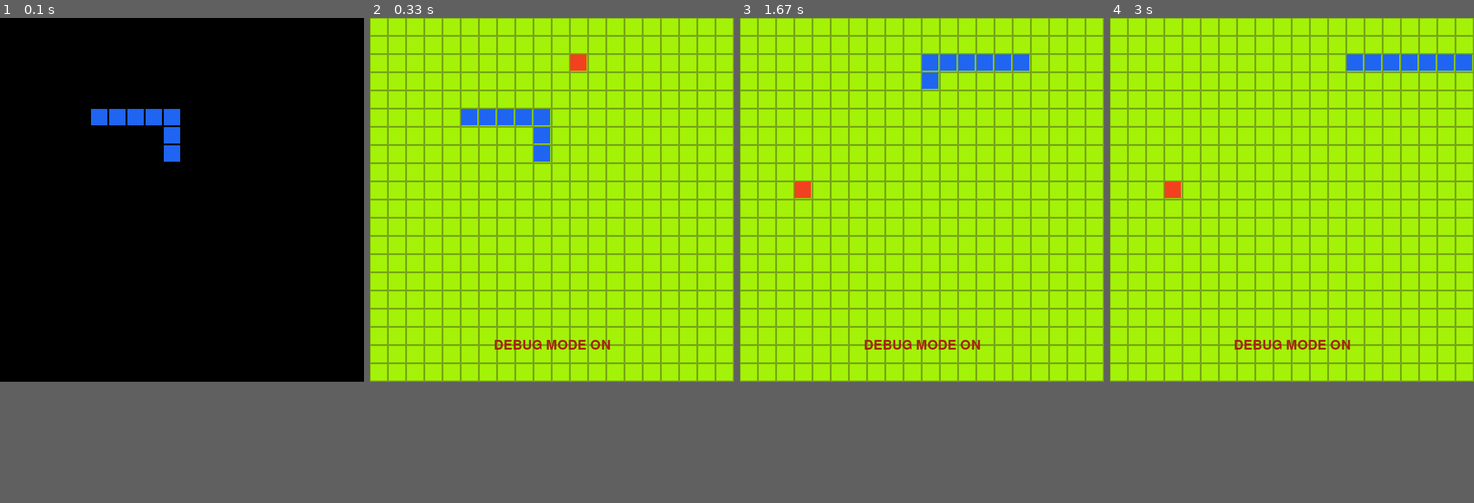
Above: before the commit, frames 1-4 (left to right).
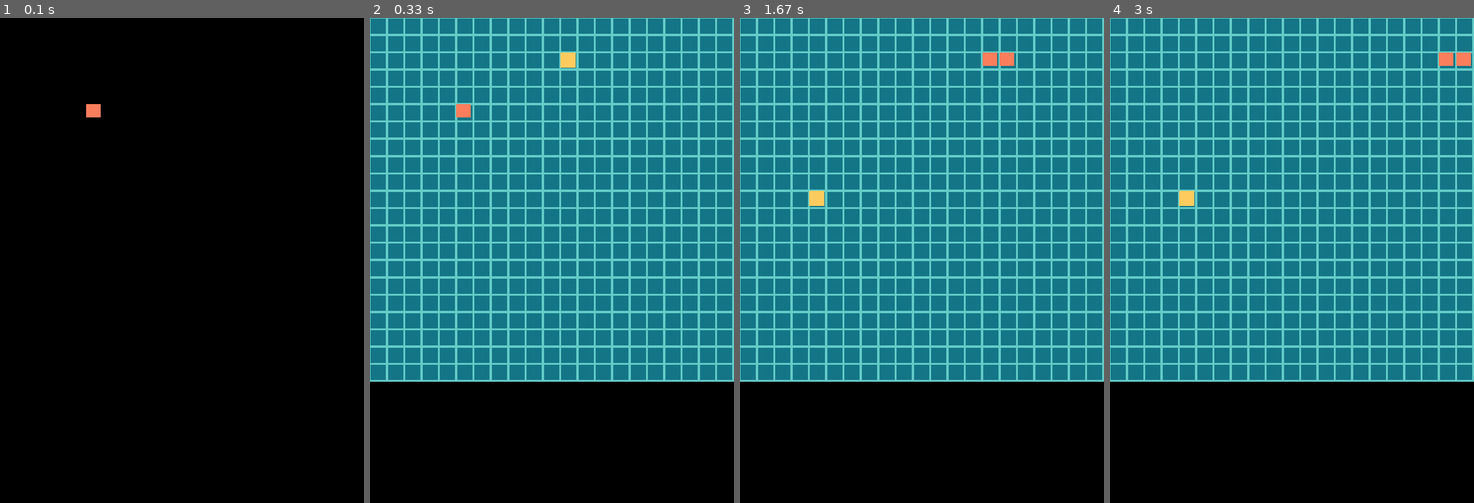
Above: after the commit, the same moments.

Repository: Tello-/Snake-in-Pygame
Game: pygame game, started from Snake.py
Same seed, same stepped clock (60 frames per second), same inputs: the game is played once before the commit and once after it.
Inputs:
- Up to frame 1 (0.1 s): no input
- Up to frame 2 (0.33 s): no input
- Up to frame 3 (1.67 s): hold Right 0.33-0.8 s; hold Up 0.83-1.13 s; hold Right 1.17-1.63 s
- Up to frame 4 (3 s): hold Down 2.23-2.53 s; hold Left 2.57-2.97 s
In our replay, the window is 600x600 before the commit and 600x800 after it. These sizes can differ from the game's own. Grey fills any space a smaller window leaves; there, only what the larger window draws over its background counts as a difference.

The runs differ from the first frame. In frame 1, 1.1% of the frame differs, in the area x 23-50%, y 17-30%; in frame 2, 75%, in the area x 0-100%, y 0-75%; in frame 3, 75%; in frame 4, 75%.

Commit message:
Snake now Grows, resized a few things for extra window space

Diff:
--- a/Engine.py
+++ b/Engine.py
@@ -34,6 +34,7 @@
         self._uptime = int(0)
         self._gameover = False
 
+
         time.set_timer(self._TIMED_POINT_INCREASE_EVENT, 3000) # Create custom event to be called every 3 seconds
 
         if config.DEBUG_MODE_ON:
@@ -74,6 +75,7 @@
                 self._DB_CONSOLE_UPDATE()
 
         while self._gameover and self._isRunning:
+            #This is where I could restart the game or reset the gamestate to start over
             self._processevents()
 
 
@@ -84,6 +86,7 @@
                 break
             if event.type == self._TIMED_POINT_INCREASE_EVENT.type:
                 self._pointTimerExpired = True
+
 
 
             if event.type == pygame.KEYDOWN:
@@ -145,6 +148,8 @@
                     config.EVENT_CALL_COUNTER += 1
                 self._points += 1
                 self._pointTimerExpired = False
+
+
 
 
 
@@ -170,6 +175,7 @@
         if self.apple != None:
             if len(self.apple) > 0:
                 print("Apple Coord: {},{}".format(self.apple[0], self.apple[1]))
+        print("Pending Growth?: {}".format(self._pendingGrowth))
 
         upt = config.convertMillis(self._uptime)
 
@@ -183,7 +189,7 @@
         else:
             rectColor = rgb
 
-        pygame.draw.rect(surface, rectColor, [0, 0, config.WINDOW_WIDTH, config.WINDOW_HEIGHT], 0)
+        pygame.draw.rect(surface, rectColor, [0, 0, config.BG_WIDTH, config.BG_HEIGHT], 0)
 
     def _drawGridOverlay(self,rgb, surface):
         rectColor = []
@@ -238,28 +244,35 @@
         self.snake.insert(0, (self.snake[0][0], self.snake[0][1] - 1))
         if self._pendingGrowth == False:
             self.snake.pop()
+        else:
+            self._toggleGrow()
     def _MoveSnakeDown(self):
         self.snake.insert(0, (self.snake[0][0], self.snake[0][1] + 1))
         if self._pendingGrowth == False:
             self.snake.pop()
+        else:
+            self._toggleGrow()
     def _MoveSnakeLeft(self):
         self.snake.insert(0, (self.snake[0][0] - 1, self.snake[0][1]))
         if self._pendingGrowth == False:
             self.snake.pop()
+        else:
+            self._toggleGrow()
     def _MoveSnakeRight(self):
         self.snake.insert(0, (self.snake[0][0] + 1, self.snake[0][1]))
         if self._pendingGrowth == False:
             self.snake.pop()
+        else:
+            self._toggleGrow()
     def _checkForSelfBodyHit(self) -> bool:
         ''' Check if given list contains any duplicates '''
         if len(self.snake) >= 5:
             i = 1
             while i < len(self.snake):
-                if self.snake[0] == self.snake[i]:
+                if self.snake[0][0] == self.snake[i][0] and self.snake[0][1] == self.snake[i][1]:
                     return True
-                else:
-                    return False
                 i += 1
+            return False
 
     def _spawnApple(self) -> list[int]:
         "Finds an open grid space at random and returns the coordinate"
@@ -278,6 +291,7 @@
         self._points += 10
         self.apple.clear()
         self.apple = None
+        self._toggleGrow()
 
     def _checkAppleCollision(self)->bool:
         if self.apple != None:
@@ -287,3 +301,9 @@
                         return True
 
             return False
+
+    def _toggleGrow(self):
+        if self._pendingGrowth:
+            self._pendingGrowth = False
+        else:
+            self._pendingGrowth = True
--- a/config.py
+++ b/config.py
@@ -10,16 +10,20 @@
 
 GAME_SPEED = 10
 WINDOW_WIDTH = int(600)
-WINDOW_HEIGHT = int(600)
+WINDOW_HEIGHT = int(800)
 
-CELLS_ACROSS = 20
-CELLS_DOWN = 20
+BG_WIDTH = int(WINDOW_WIDTH)
+BG_HEIGHT = BG_WIDTH
 
-CELL_WIDTH = WINDOW_WIDTH / CELLS_ACROSS
-CELL_HEIGHT = WINDOW_HEIGHT / CELLS_DOWN
+CELLS_ACROSS = 21
+CELLS_DOWN = 21
+
+CELL_WIDTH = BG_WIDTH / CELLS_ACROSS
+CELL_HEIGHT = BG_HEIGHT / CELLS_DOWN
 
 GRID_CELL_WIDTH = .90 * CELL_WIDTH
 GRID_CELL_HEIGHT = .90 * CELL_HEIGHT
+
 
 GRID_CELL_OFFSET_X = .05 * CELL_WIDTH
 GRID_CELL_OFFSET_Y = .05 * CELL_HEIGHT
@@ -27,8 +31,8 @@
 PLAYER_CELL_OFFSET_X = .05 * CELL_WIDTH
 PLAYER_CELL_OFFSET_Y = .05 * CELL_HEIGHT
 
-PLAYER_WIDTH = .90 * CELL_WIDTH
-PLAYER_HEIGHT = .90 * CELL_HEIGHT
+PLAYER_WIDTH = .85 * CELL_WIDTH
+PLAYER_HEIGHT = .8 * CELL_HEIGHT
 
 DEFAULT_HEAD_COORD = [5,5]
 
@@ -47,7 +51,7 @@
     return [x,y]
 
 # !!!!!!!!!!!!!!!!!!!!!!!!!!
-DEBUG_MODE_ON = True            # SET TRUE TO ENABLE DEBUG MODE #
+DEBUG_MODE_ON = False            # SET TRUE TO ENABLE DEBUG MODE #
 # !!!!!!!!!!!!!!!!!!!!!!!!!!
 
 
